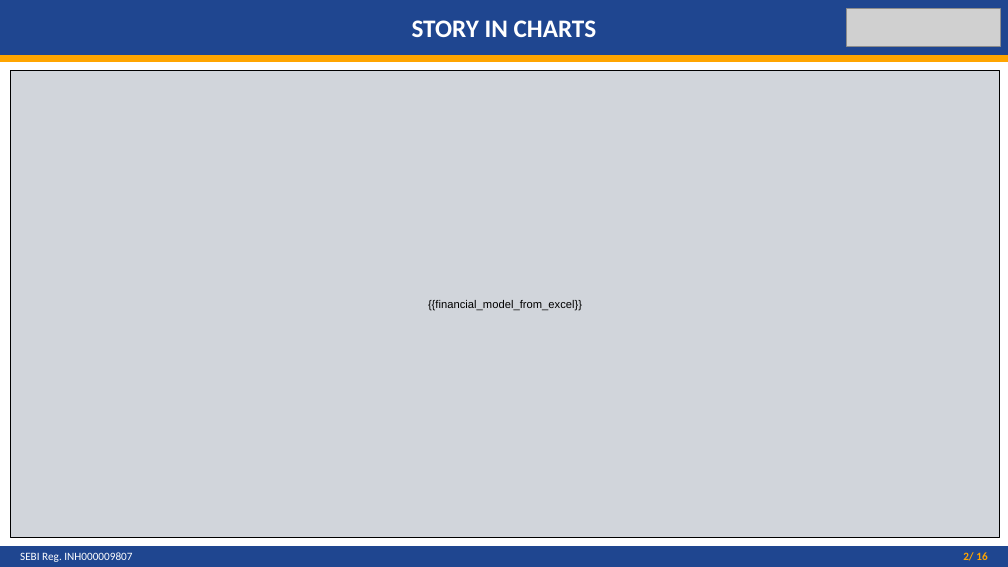
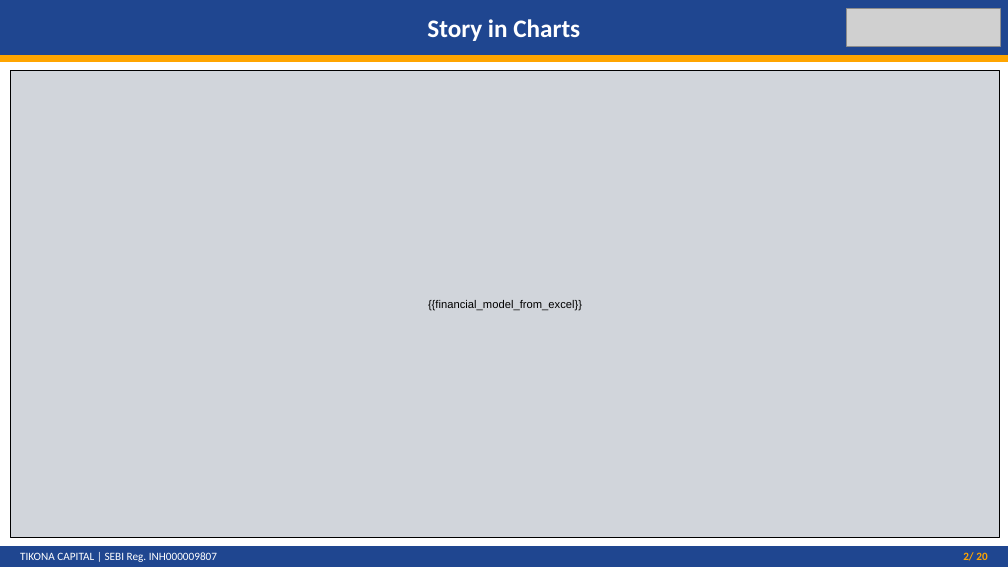
Before and after one commit to pratikgpt/tikona-research-os-2, a slide deck: slide 2 of master_template.pptx. Drawn at 1008x567 pixels with LibreOffice and Linux fonts; fonts in the diff are those of the drawing; grey boxes stand for pictures. Boxes give left, top, right and bottom in pixels: in the first picture for what was removed or moved away, otherwise in the second. Text is boxed around its words. In the diff, an @@ line names an element or a change of style, - is before the commit and + after.

```diff
--- a/master_template.pptx
+++ b/master_template.pptx
@@ text in rectangle at (427, 19, 580, 41): text changed @@
-STORY IN CHARTS
+Story in Charts
@@ text at (20, 552, 217, 562): text changed @@
-SEBI Reg. INH000009807
+TIKONA CAPITAL | SEBI Reg. INH000009807
@@ text at (963, 552, 987, 561): text changed @@
-2/ 16
+2/ 20
```
Also in this commit, not shown: 18 other slides changed, 1 slide added, 1 slide removed, 3 other files.
